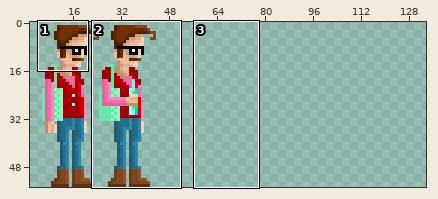
Sprite sheet -- src/img/actors/mitte-hipster.png. Above: a wide view before the commit, with the close-up outlined.
Close-up. Earlier state:
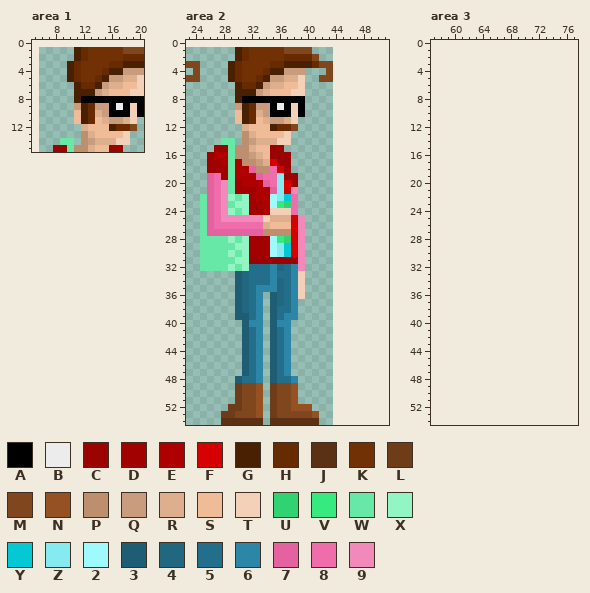
The file is 38x54 pixels. Colours within 5 levels of each other are drawn and written as one. Shown: area 1: x 5..20, y 0..15; area 2: x 23..51, y 0..54; area 3: x 57..77, y 0..54. The old version is drawn lined up with the new one, on the new canvas. The wide view leaves out empty margins. The commit also changed other parts of the picture, which this record leaves out.
Palette (. is transparent): A #000000  B #ececec  C #9b0202  D #a10101  E #af0000  F #d50000  G #4a2002  H #682b00  J #5a3114  K #723104  L #6e3c19  M #80461d  N #955121  P #bd8f6f  Q #c89c7d  R #deaf8d  S #f0bc97  T #f3d0b8  U #31d272  V #37ea7f  W #67e8a7  X #94f5c4  Y #04c8d4  Z #85ebf1  2 #9efaff  3 #1e5d74  4 #216780  5 #236f8b  6 #2b86a8  7 #e3629f  8 #ef6daa  9 #f189ba
Pixels before, area 1, first column x 8:
 1 ...GHKKKKKMMM
 2 ...GHKKKKKHHH
 3 ..GHKKKKHHGGG
 4 ..GHKKKHGGQQQ
 5 ..GHKKHGQQRRT
 6 ...GHHGQRRSST
 7 ...GGGQRSSSTT
 8 ...GAAAAAAAAA
 9 ...QGHQQABATA
10 ...SGHRQAAATA
11 ...SGHSRQQRT.
12 ....RSSSGHHM.
13 ....PRSSSST..
14 .WW.PQRRRTT..
15 CCWPPRSSCC...
Pixels before, area 2, first column x 23:
 1 .......GHKKKKKMMMM...
 2 .......GHKKKKKHHHHM..
 3 MM....GHKKKKHHGGGGHMM
 4 .M....GHKKKHGGQQQ...M
 5 MM....GHKKHGQQRRT..MM
 6 .......GHHGQRRSST....
 7 .......GGGQRSSSTT....
 8 .......GAAAAAAAAA....
 9 .......QGHQQABATA....
10 .......SGHRQAAATA....
11 .......SGHSRQQRT.....
12 ........RSSSGHHM.....
13 ........PRSSSST......
14 .....WW.PQRRRTT......
15 ....CCWPPRSSCC.......
16 ...CEEWPPQRSCCC......
17 ...CDEWEPPQRFCC......
18 ...CDDWEE7PP8FC......
19 ...78DWEEE788ZCC.....
20 ...789WDEEE78ZFC.....
21 ...789WDDDEE7ZF9.....
22 ..W789XWXDEE2ZY8.....
23 ..W789WXXDDE2VU8.....
24 ..W789XWXDDETTT8.....
25 ..W78999999TRRRF9....
26 ..W78888888RSSSF9....
27 ..W77777777PPPPF9....
28 ..WWWWXWXDDD2VUF9....
29 ..WWWWWXXDDD2ZYF9....
30 ..WWWWXWXDDD2ZYF9....
31 ..WWWWWXXCCCCCCC9....
32 ..WWWWXWX55564569....
33 .......345556556T....
34 .......345556456T....
35 .......345666456T....
36 .......3456.3456T....
37 .......3456.3456.....
38 .......3456.3556.....
39 .......3356.3566.....
40 ........366.366......
41 ........356.356......
42 ........356.356......
43 ........356.356......
44 ........356.356......
45 ........356.356......
46 ........356.356......
47 ........356.356......
48 .......3556.3556.....
49 .......LMMN.LMMN.....
50 .......LMMN.LMMN.....
51 .......LMMN.LMMN.....
52 ......LLMMN.LMMNNN...
53 .....LLMMMN.LMMMMMN..
54 .....JJJJJJ.JJJJJJJ..
New version:
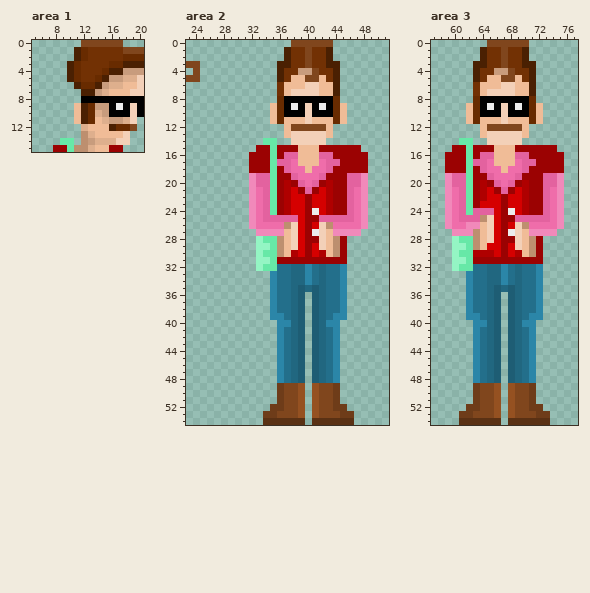
Diff:
canvas 38x54 -> 135x55, the old top-left corner now at 6,1
Changed rows in their new state; - is an unchanged pixel.
Area 1:
first column x 12:
 0 MMMMMM
first column x 11:
 7 .
 8 .
 9 S
Area 2:
first column x 25:
 0 -------------MMMMMM-----
 1 -----.......GKK-KKG-----
 2 -----.......GKKMKKG-----
 3 ----.......G-KKMKKGG----
 4 ----.......-KK-QMKKG----
 5 ----.......GKSSMMSKG----
 6 -----......K--STTSSG----
 7 -----......K---TTSSG----
 8 -----......H---AAAAH----
 9 -----.....SH-B-TABAHS---
10 -----.....SH-A-TAAAHS---
11 -----.....SHSSSTSSSHS---
12 ------......S-MMMMS-----
13 ------......STTTTTS-----
14 ---..-...WW..TTTTT------
15 --......CCW-CCSSSCCCCCC-
16 -......CCCW-77SSS77CCCCC
17 -......CCCW778SSS877CCCC
18 -......CCCWC788S887CCCCC
19 -......9-7WC-78887CCC779
20 -......97-WCE-787CECC779
21 -......987WCEFC7CFECC789
22 .......987WCEFFCFFECC789
23 .......987WCEFFCFFECC789
24 .......987WCEFFCBFECC789
25 .......-877777FCC7777789
26 .......9-888PTFCFTP88889
27 ........9999STFCBTS9999-
28 ........XWWPSTFCCTSPC---
29 ........XXWPSTFCFTSPC---
30 ........XWWPSEFCFESPC---
31 ........XXW---CCCCCCC---
32 ........XWW5-44654556---
33 -----.....---44654556---
34 -----.....-5-44654556---
35 -----.....-5-43434556---
36 -----....-65-43-34556---
37 -----....-65-43-34556---
38 -----....-6--43-34556---
39 -----....-66543-34566---
40 ------...-.--43-3466----
41 ------...-.6543-3456----
42 ------...-.6543-3456----
43 ------...-.6543-3456----
44 ------...-.6543-3456----
45 ------...-.6543-3456----
46 ------...-.6543-3456----
47 ------...-.6543-3456----
48 -----....-.6-43-3456----
49 -----....-.L-MN-NMML----
50 -----....-.L-MN-NMML----
51 -----....-.L-MN-NMML----
52 ----.....--L-M-.NMMLL---
53 ---......L----N.-MMMLL--
54 ---......J-----.-JJJJJ--
Area 3:
first column x 59:
 0 ------MMMMMM-----
 1 -----GKKMKKG-----
 2 -----GKKMKKG-----
 3 ----GGKKMKKGG----
 4 ----GKKQQMKKG----
 5 ----GKSSMMSKG----
 6 ----KSSSTTSSG----
 7 ----KSTTTTSSG----
 8 ----HAAAAAAAH----
 9 ---SHABATABAHS---
10 ---SHAAATAAAHS---
11 ---SHSSSTSSSHS---
12 -----SMMMMMS-----
13 -----STTTTTS-----
14 --WW--TTTTT------
15 -CCWCCCSSSCCCCCC-
16 CCCWC77SSS77CCCCC
17 CCCW778SSS877CCCC
18 CCCWC788S887CCCCC
19 977WCC78887CCC779
20 977WCEC787CECC779
21 987WCEFC7CFECC789
22 987WCEFFCFFECC789
23 987WCFFFCFFECC789
24 987W777FCBFECC789
25 98777PTFCC7777789
26 98899STFCFTP88889
27 -999PSTFCBTS9999-
28 -XWWPSTFCCTSPC---
29 -XXWPSFFCFTSPC---
30 -XWWEEEFCFESPC---
31 -XXWCCCCCCCCCC---
32 -XWW5544654556---
33 ---65544654556---
34 ---65544654556---
35 ---65543434556---
36 ---65543-34556---
37 ---65543-34556---
38 ---65543-34556---
39 ---66543-34566---
40 ----6643-3466----
41 ----6543-3456----
42 ----6543-3456----
43 ----6543-3456----
44 ----6543-3456----
45 ----6543-3456----
46 ----6543-3456----
47 ----6543-3456----
48 ----6543-3456----
49 ----LMMN-NMML----
50 ----LMMN-NMML----
51 ----LMMN-NMML----
52 ---LLMMN-NMMLL---
53 --LLMMMN-NMMMLL--
54 --JJJJJJ-JJJJJJ--
